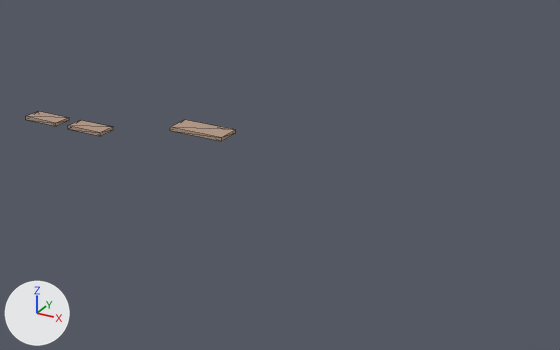
Two versions of the OBJ model Assets/KongZuo/Art/KZ_OperaHouse_P0_V03/Models/06_RearRooms__TIMBER_LIGHT.obj, one commit apart.
Camera for both pictures: a 50 mm lens placed at (12.24, -36.66, 10.53), pointed at (0.89, -16.02, 0.21). Lighting does not change. The marker at lower left points along +X, +Y and +Z. The older version comes first. Mesh edges are drawn as thin lines. Where no turn or scale is listed for an object, it has been applied to the vertices.

Objects in the first picture: '06_RearRooms__TIMBER_LIGHT'.
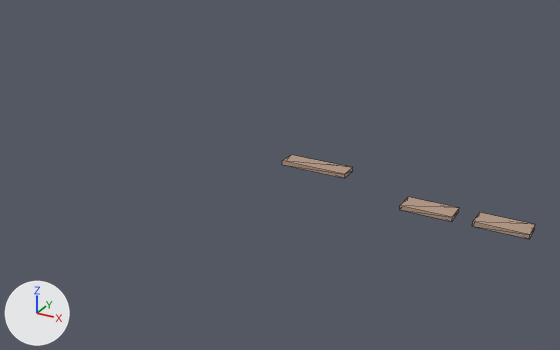
What differs and where, as boxes [x1, y1, x2, y2] in the pictures (560 x 350 px; the box of a moved part takes in the faces that stretch with it):
'06_RearRooms__TIMBER_LIGHT', reshaped (20% wider, 174% taller): before [26, 111, 236, 141]; after [282, 155, 535, 239]
part 1 of me_06_rearrooms__timber_light, moved or reshaped: before [26, 111, 69, 126]; after [400, 197, 459, 222]
part 2 of me_06_rearrooms__timber_light, moved or reshaped: before [68, 120, 113, 136]; after [472, 212, 535, 239]
part 3 of me_06_rearrooms__timber_light, moved or reshaped: before [170, 120, 236, 141]; after [282, 155, 353, 178]

What the commit changed:
me_06_rearrooms__timber_light is used by ob_06_rearrooms__timber_light; location (0.0, 0.0, 0.0).
me_06_rearrooms__timber_light had 24 vertices, 36 faces and spanned x -9.36..-1.56, y -17.14..-14.82, z 0.74..0.98.
me_06_rearrooms__timber_light now has 24 vertices, 36 faces and spans x 1.26..9.26, y -17.6..-15.95, z 0.74..0.98.
me_06_rearrooms__timber_light part 1: the loose piece of 8 vertices spanning x -9.36..-7.84, y -17.14..-16.46, z 0.74..0.87 is moved by (15.0, -0.46, 0.0).
me_06_rearrooms__timber_light part 2: the loose piece of 8 vertices spanning x -7.26..-5.74, y -17.14..-16.46, z 0.74..0.87 is moved by (15.0, -0.46, 0.0).
me_06_rearrooms__timber_light part 3: the loose piece of 8 vertices spanning x -3.74..-1.56, y -15.73..-14.82, z 0.84..0.98 is scaled about its middle by (1, 0.665, 1), then moved by (5.0, -0.97, 0.0).
